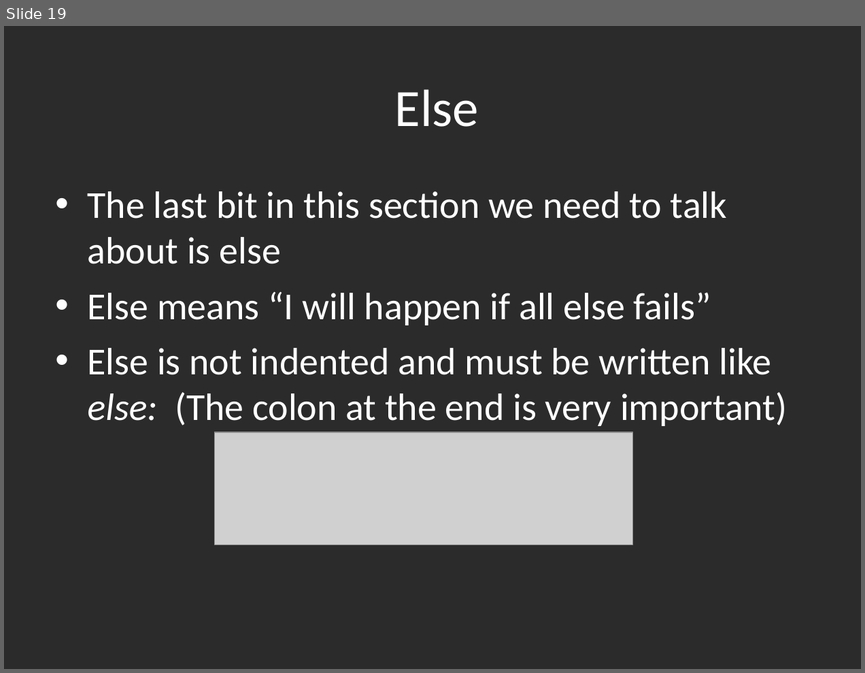
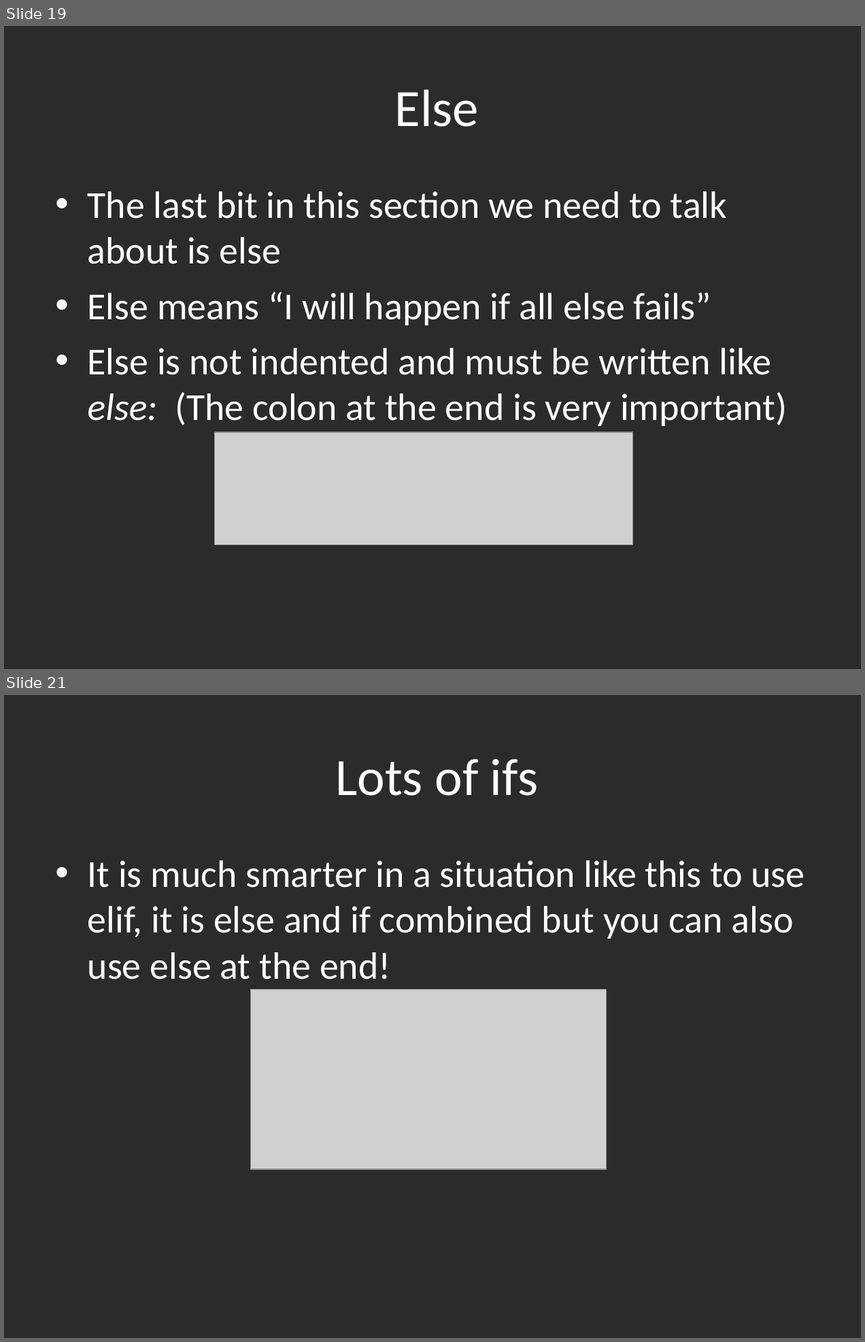
Before and after one commit to gbaman/RaspberryPi-Teaching-Materials, a slide deck: Powerpoints/Python1.ppt. Shown one above the other, each under a label of ours: slide 19 before the commit, slides 19 and 21 after it; the slides between them are not shown. The pictures are 865x673 and 865x1342 pixels, drawn with LibreOffice and Linux fonts; fonts in the diff are those of the drawing; grey boxes stand for pictures; background and template pictures are left out; a plain dark background stands for a picture behind light text. Boxes give left, top, right and bottom in pixels: in the first picture for what was removed or moved away, otherwise in the second. Text is boxed around its words. In the diff, an @@ line names an element or a change of style, - is before the commit and + after.

```diff
--- a/Powerpoints/Python1.ppt
+++ b/Powerpoints/Python1.ppt
@@ slide 21 added at [4, 695, 861, 1338], background picture (left out) @@
@@ title added at [335, 759, 538, 796], 44 pt, text #FFFFFF @@
+Lots of ifs
@@ text added at [88, 860, 805, 979], 32 pt, text #FFFFFF @@
+• It is much smarter in a situation like this to use elif, it is else and if combined but you can also use else at the end!
@@ picture added at [251, 989, 606, 1169] @@
```
Also in this commit, not shown: 5 other slides added, 1 other file.
